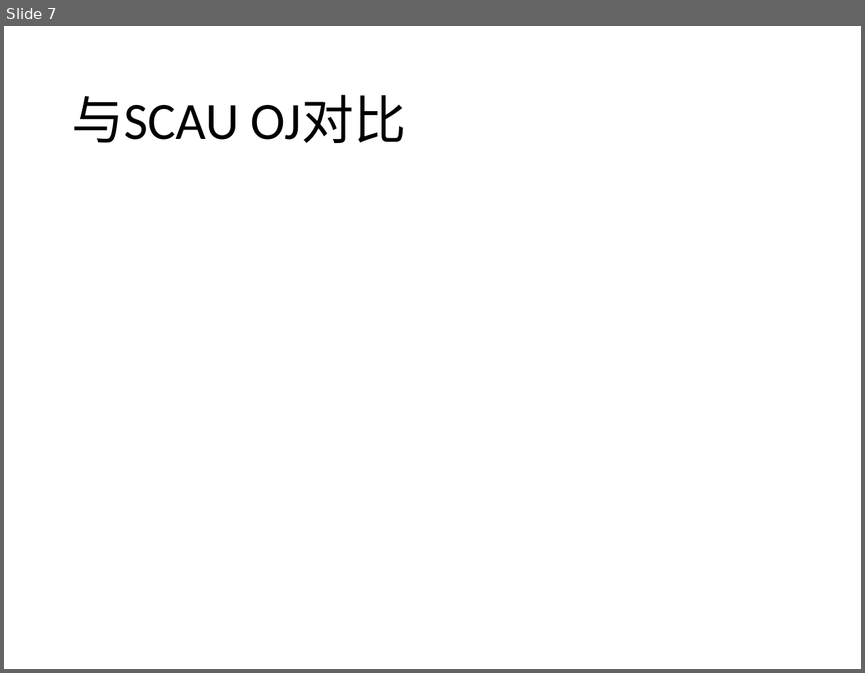
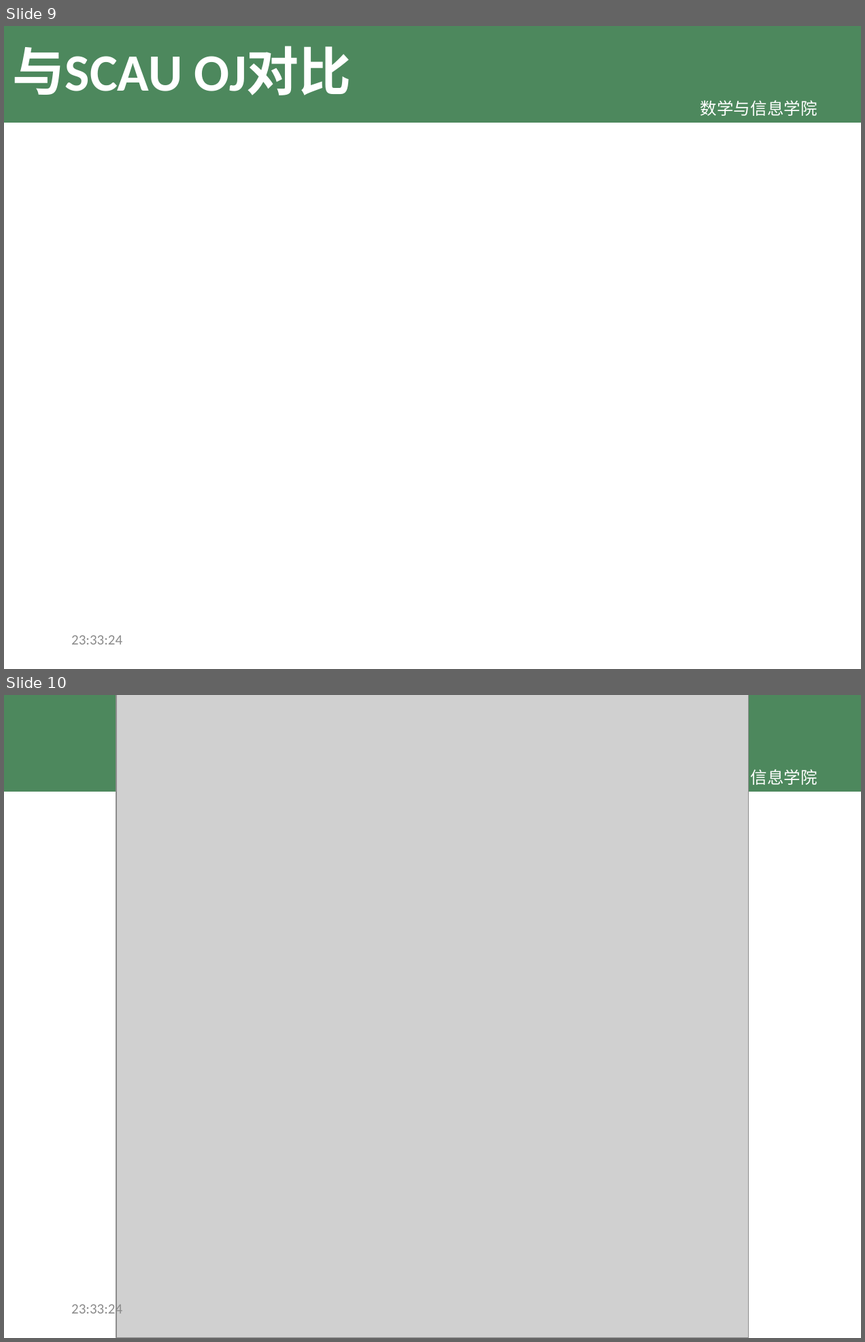
Before and after one commit to TeslaCN/graduation, a slide deck: 基于Scrapy框架的计算机专业学习资源网站_吴伟杰.pptx. Shown one above the other, each under a label of ours: slide 7 before the commit, slides 9 and 10 after it. The pictures are 865x673 and 865x1342 pixels, drawn with LibreOffice and Linux fonts; fonts in the diff are those of the drawing; grey boxes stand for pictures; background and template pictures are left out. Boxes give left, top, right and bottom in pixels: in the first picture for what was removed or moved away, otherwise in the second. Text is boxed around its words. In the diff, an @@ line names an element or a change of style, - is before the commit and + after.

```diff
--- a/基于Scrapy框架的计算机专业学习资源网站_吴伟杰.pptx
+++ b/基于Scrapy框架的计算机专业学习资源网站_吴伟杰.pptx
@@ slide 10 added at bbox=[4, 695, 861, 1338], background #FFFFFF; not listed: 2 template elements that a slide beside it also shows @@
@@ picture added at bbox=[116, 695, 749, 1338] @@
@@ text added at bbox=[71, 1301, 122, 1317], 12 pt, text #8C8C8C @@
+23:33:24
@@ what was slide 7 is now slide 9 @@
@@ slide 9 changed as well @@
@@ title "与SCAU OJ对比": place and size @@
-title "与SCAU OJ对比" at bbox=[71, 95, 407, 143]
+title "与SCAU OJ对比" at bbox=[13, 47, 351, 95]
@@ title "与SCAU OJ对比" at bbox=[13, 47, 351, 95]: text colour #000000 to #FFFFFF, bold on @@
@@ rectangle added at bbox=[4, 26, 861, 123], fill #4D885D @@
@@ text added at bbox=[700, 100, 817, 116], 14 pt, text #FFFFFF @@
+数学与信息学院
@@ text added at bbox=[71, 635, 122, 644], 12 pt, text #8C8C8C @@
+23:33:24
```
Also in this commit, not shown: 4 other slides changed, 4 other slides added, 3 slides removed.
